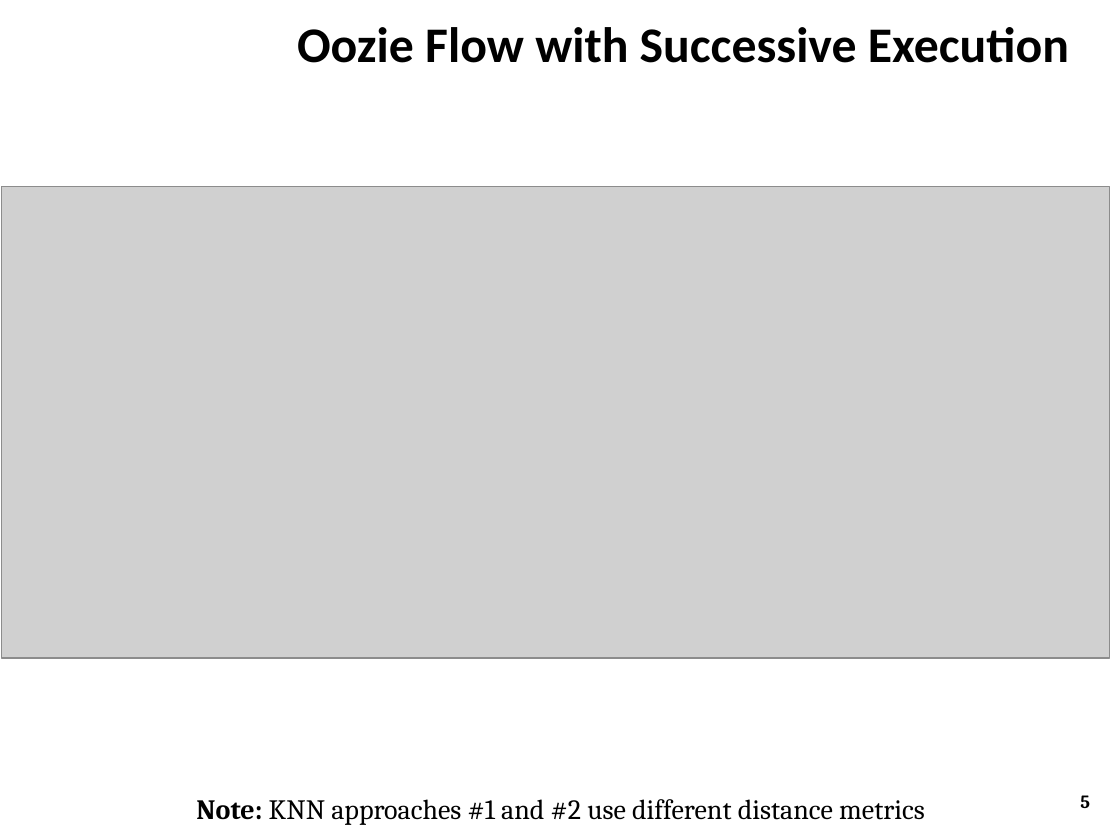
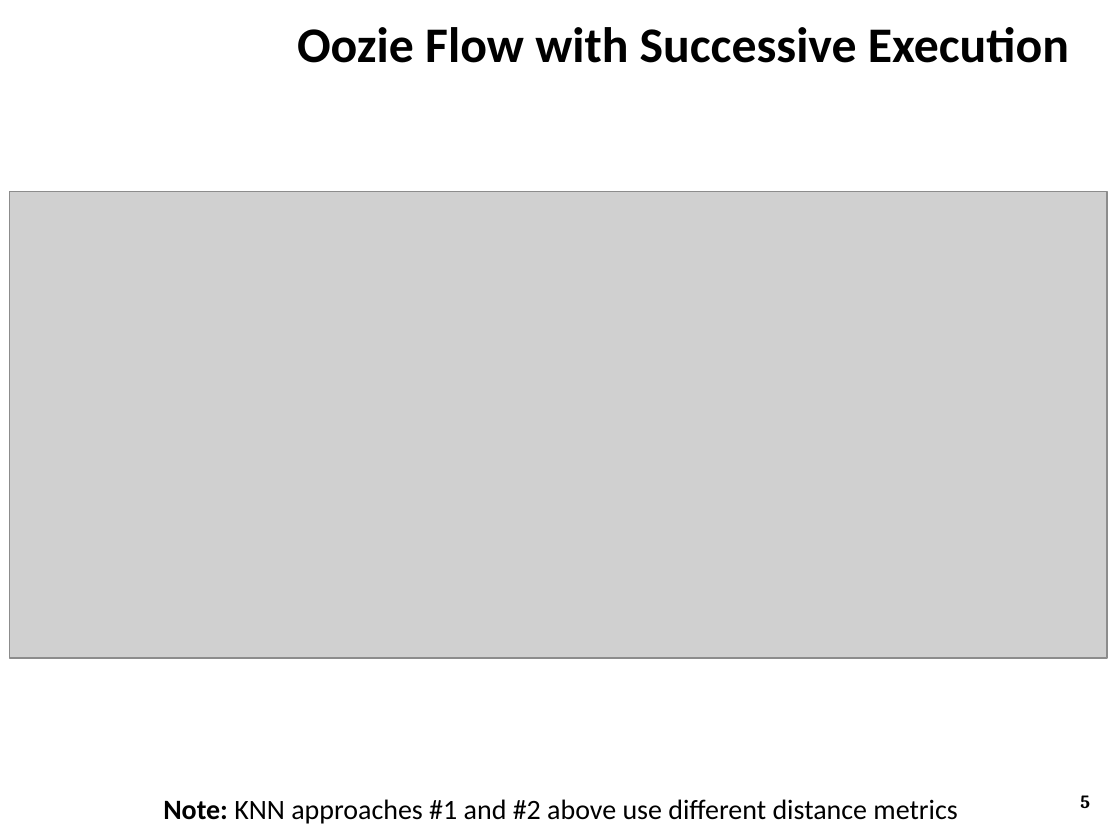
Before and after one commit to ZaydH/CS286_Project, a slide deck: slide 5 of Presentation/CS286 - Ensemble Classifier on AWS.pptx. Drawn at 1120x840 pixels with LibreOffice and Linux fonts; fonts in the diff are those of the drawing; grey boxes stand for pictures; background and template pictures are left out. Boxes give left, top, right and bottom in pixels: in the first picture for what was removed or moved away, otherwise in the second. Text is boxed around its words. In the diff, an @@ line names an element or a change of style, - is before the commit and + after.

Commit message:
More improvements to the slides Changing the successive execution Visio image to mention Maven.

```diff
--- a/Presentation/CS286 - Ensemble Classifier on AWS.pptx
+++ b/Presentation/CS286 - Ensemble Classifier on AWS.pptx
@@ picture: place and size @@
-picture at <box>1,187,1110,659</box>
+picture at <box>9,192,1107,659</box>
@@ text at <box>163,799,957,824</box>: text changed; font Cambria to Calibri @@
-Note: KNN approaches #1 and #2 use different distance metrics
+Note: KNN approaches #1 and #2 above use different distance metrics
```
Also in this commit, not shown: 5 other slides changed, 1 other file.
